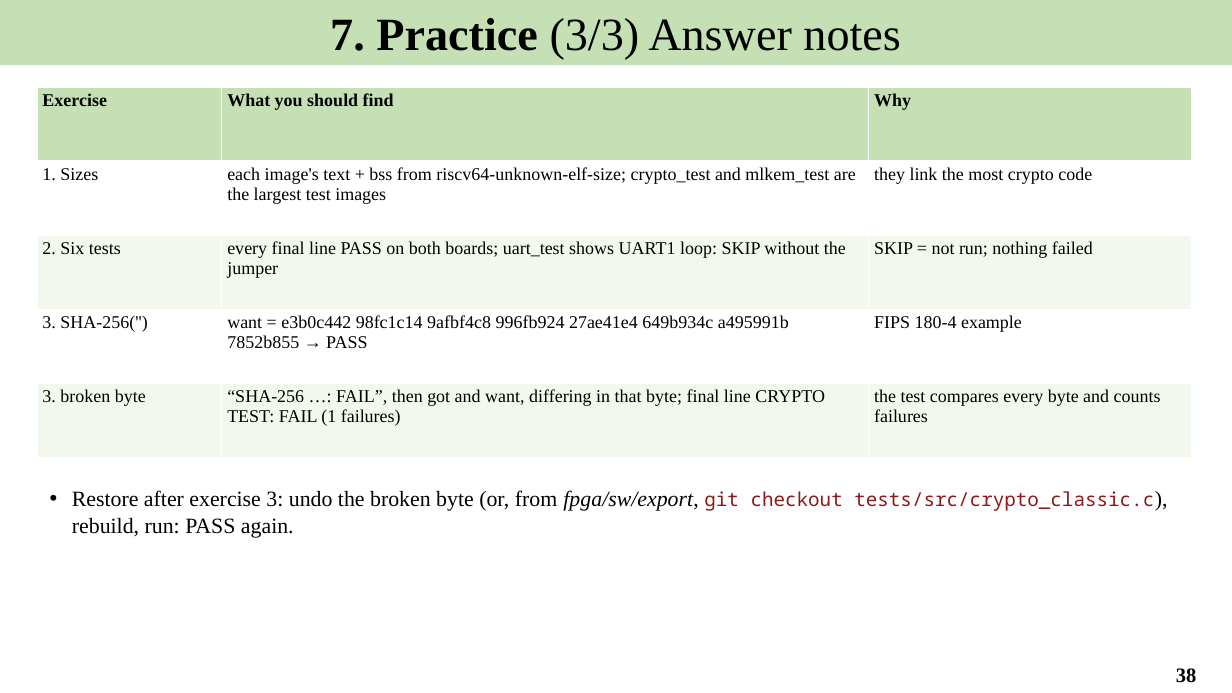
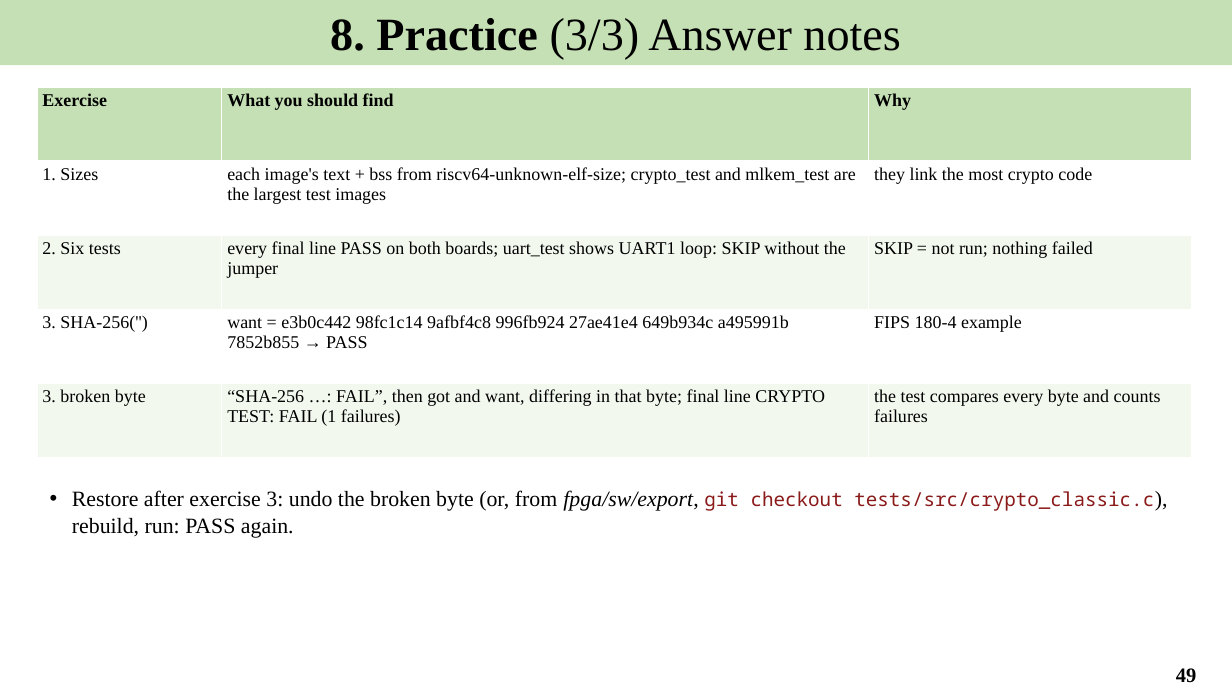
Before and after one commit to Khaiduy/chipyard-edhoc, a slide deck: slide 49 of fpga/sw/export/docs/slides/02_Software_environment_and_tests.pptx (slide 38 before the commit). Drawn at 1232x693 pixels with LibreOffice and Linux fonts; fonts in the diff are those of the drawing. Boxes give left, top, right and bottom in pixels: in the first picture for what was removed or moved away, otherwise in the second. Text is boxed around its words. In the diff, an @@ line names an element or a change of style, - is before the commit and + after.

```diff
--- a/fpga/sw/export/docs/slides/02_Software_environment_and_tests.pptx
+++ b/fpga/sw/export/docs/slides/02_Software_environment_and_tests.pptx
@@ text in rectangle at [330,18,900,60]: text changed @@
-7. Practice (3/3) Answer notes
+8. Practice (3/3) Answer notes
@@ page number at [1176,668,1196,683]: text changed @@
-38
+49
```
Also in this commit, not shown: 12 other slides changed, 11 slides added, 5 other files.
